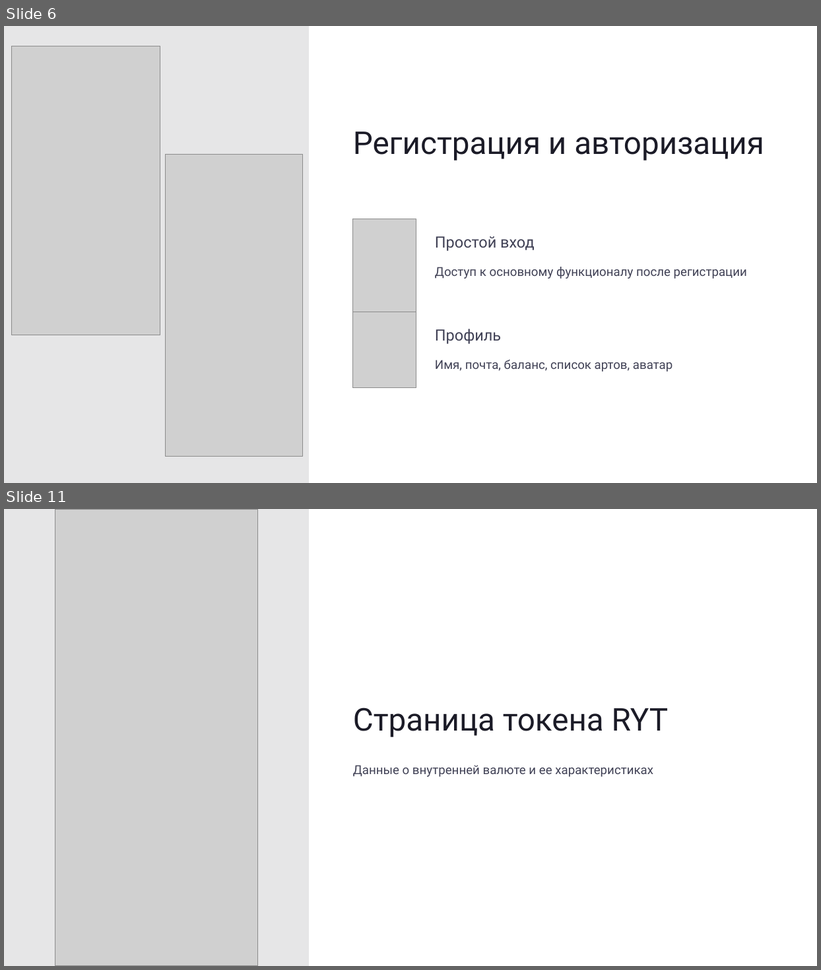
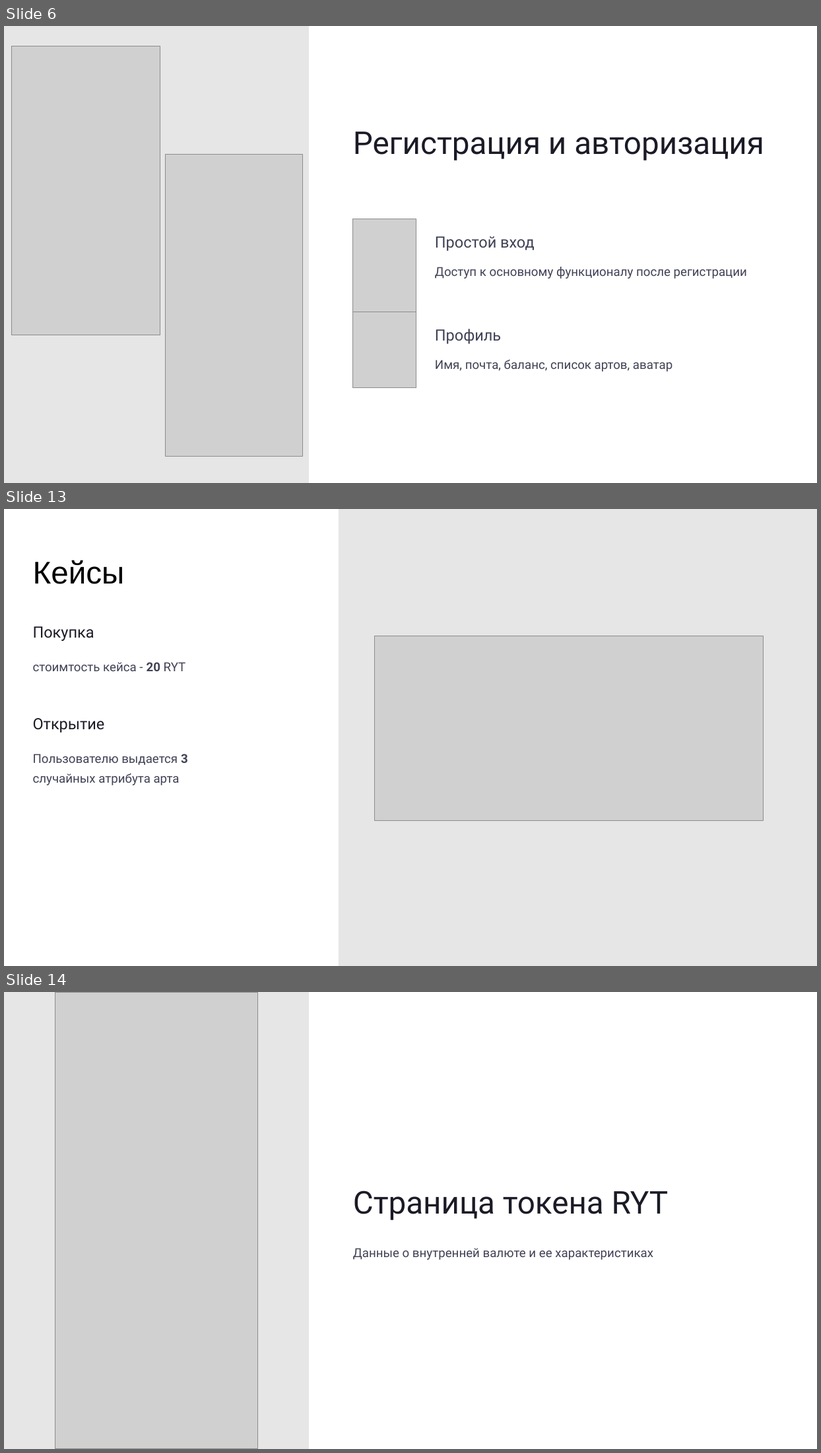
Before and after one commit to SomeDumbShit/CryptoNFTCoin, a slide deck: презентация.pptx. Shown one above the other, each under a label of ours: slides 6 and 11 before the commit, slides 6, 13 and 14 after it; the slides between them are not shown. The pictures are 821x970 and 821x1453 pixels, drawn with LibreOffice and Linux fonts; fonts in the diff are those of the drawing; grey boxes stand for pictures. Boxes give left, top, right and bottom in pixels: in the first picture for what was removed or moved away, otherwise in the second. Text is boxed around its words. In the diff, an @@ line names an element or a change of style, - is before the commit and + after.

```diff
--- a/презентация.pptx
+++ b/презентация.pptx
@@ slide 13 added at [4,509,817,966], background #FFFFFF @@
@@ rectangle added at [339,509,817,966], fill #E6E6E7 @@
@@ text added at [33,560,125,584], 44.5 pt, text #000000 @@
+Кейсы
@@ text added at [33,626,94,641], 22 pt, text #1B1B27 @@
+Покупка
@@ picture added at [375,636,764,820] @@
@@ text added at [33,662,186,671], 17.5 pt, text #404155 @@
+стоимтость кейса - 20 RYT
@@ text added at [33,718,105,733], 22 pt, text #1B1B27 @@
+Открытие
@@ text added at [33,754,188,786], 17.5 pt, text #404155 @@
+Пользователю выдается 3
+случайных атрибута арта
@@ what was slide 11 is now slide 14 @@
```
Also in this commit, not shown: 4 slides changed, 2 other slides added, 1 other file.
